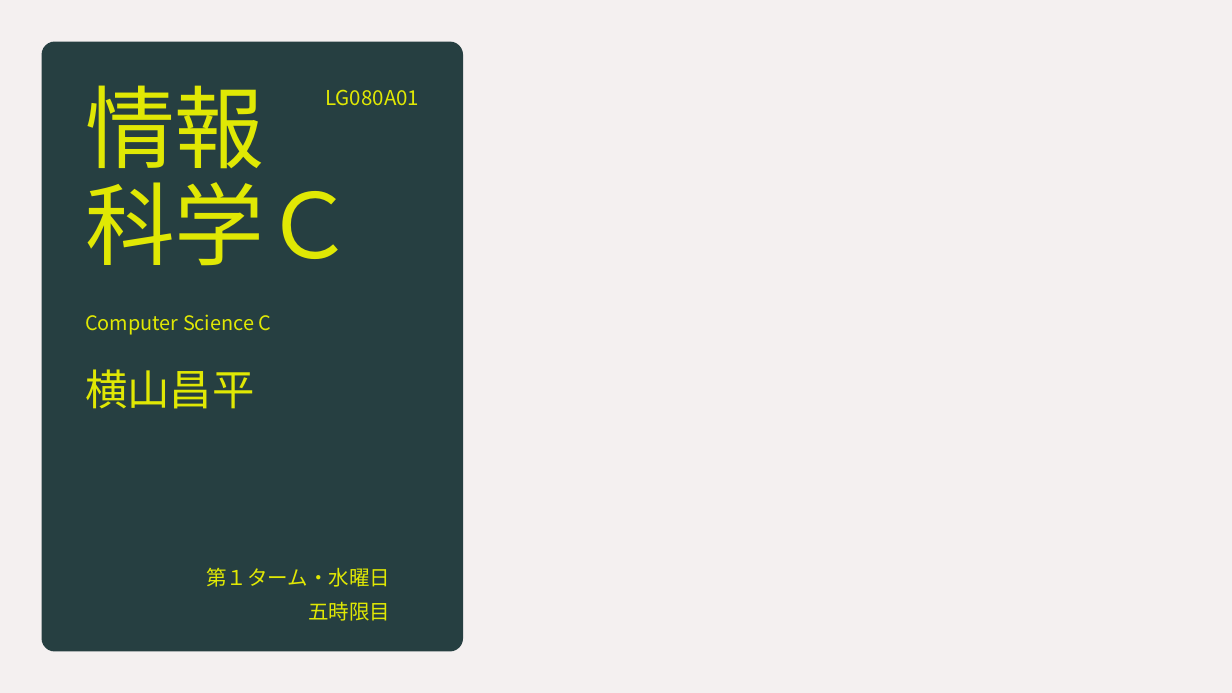
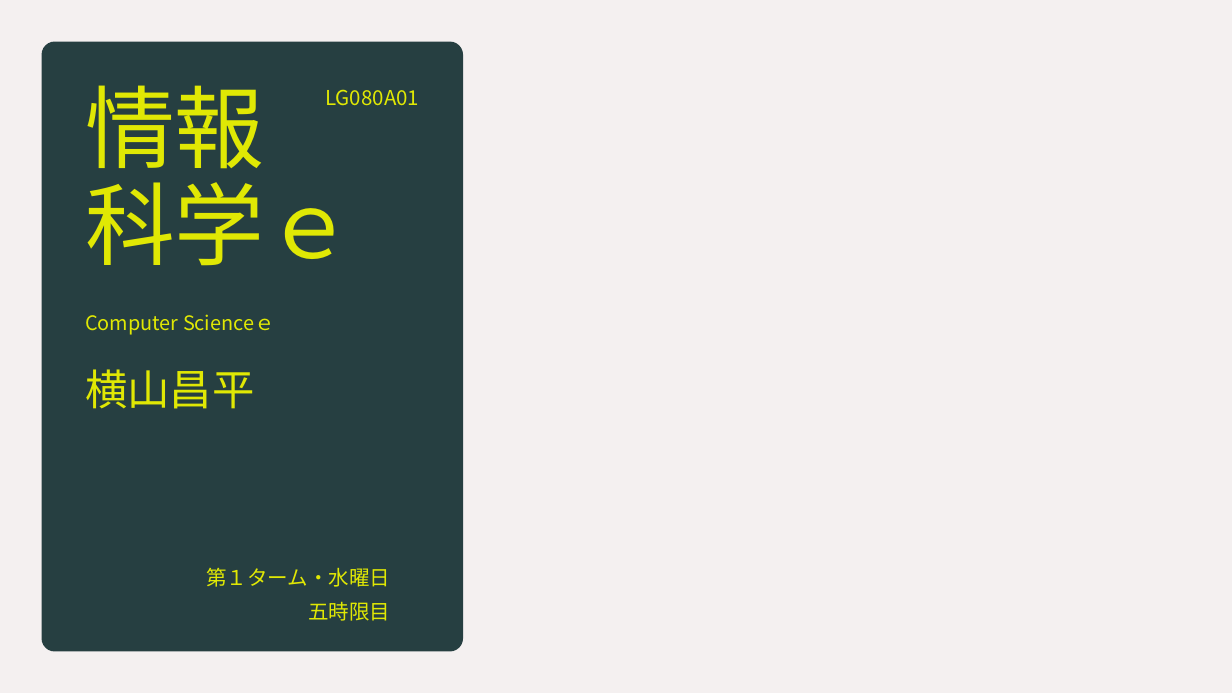
Before and after one commit to YokoyamaLab/PythonBasics, a slide deck: slide 1 of slides/computerScience_day2.pptx. Drawn at 1232x693 pixels with LibreOffice and Linux fonts; fonts in the diff are those of the drawing; background and template pictures are left out. Boxes give left, top, right and bottom in pixels: in the first picture for what was removed or moved away, otherwise in the second. Text is boxed around its words. In the diff, an @@ line names an element or a change of style, - is before the commit and + after.

```diff
--- a/slides/computerScience_day2.pptx
+++ b/slides/computerScience_day2.pptx
@@ title at box(85, 85, 354, 266): text changed @@
-情報
-科学Ｃ
+情報
+科学ｅ
@@ text at box(85, 314, 275, 335): text changed @@
-Computer Science C
+Computer Scienceｅ
```
